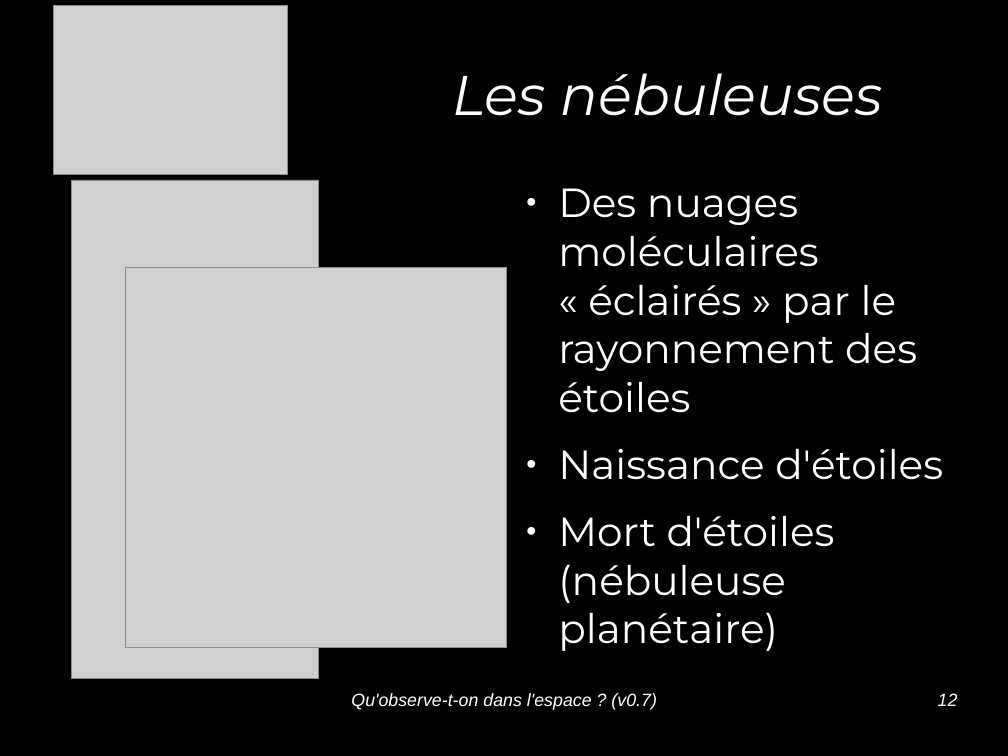
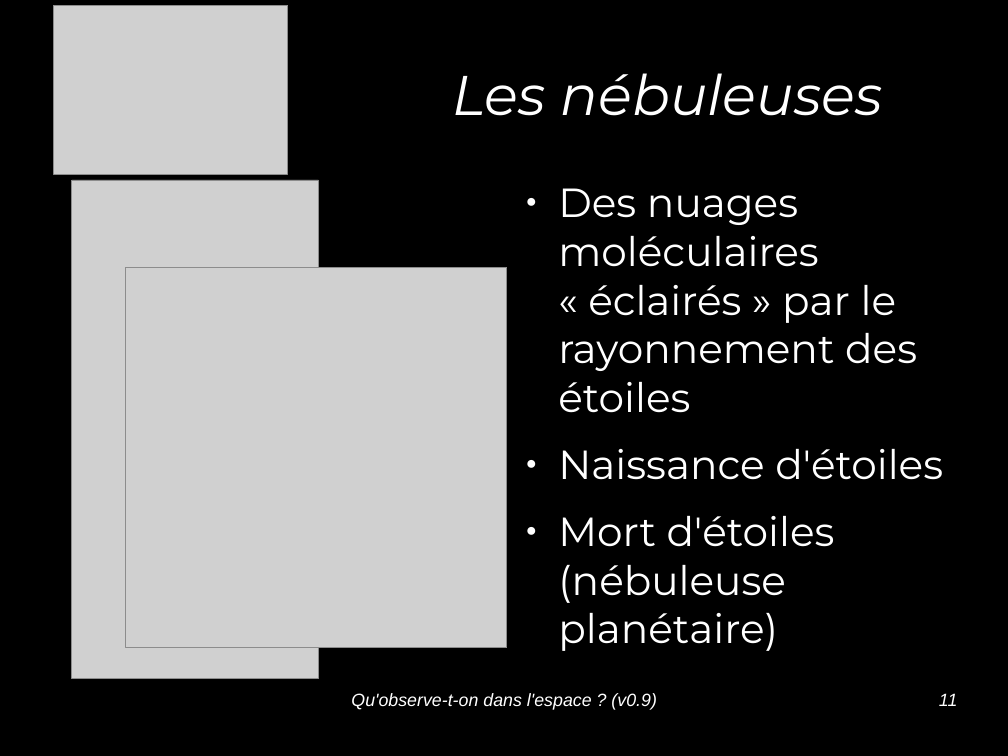
Before and after one commit to jcarnu/qf-astro, a slide deck: slide 11 of Ressources/Presentations/Qu_observe-t-on_dans_l_espace.odp (slide 12 before the commit). Drawn at 1008x756 pixels with LibreOffice and Linux fonts; fonts in the diff are those of the drawing; grey boxes stand for pictures; background and template pictures are left out. Boxes give left, top, right and bottom in pixels: in the first picture for what was removed or moved away, otherwise in the second. Text is boxed around its words. In the diff, an @@ line names an element or a change of style, - is before the commit and + after.

```diff
--- a/Ressources/Presentations/Qu_observe-t-on_dans_l_espace.odp
+++ b/Ressources/Presentations/Qu_observe-t-on_dans_l_espace.odp
@@ text at [351, 693, 656, 710]: text changed @@
-Qu'observe-t-on dans l'espace ? (v0.7)
+Qu'observe-t-on dans l'espace ? (v0.9)
@@ page number at [939, 693, 957, 706]: text changed @@
-12
+11
```
Also in this commit, not shown: 12 other slides changed, 1 slide added, 2 slides removed, 10 other files.
